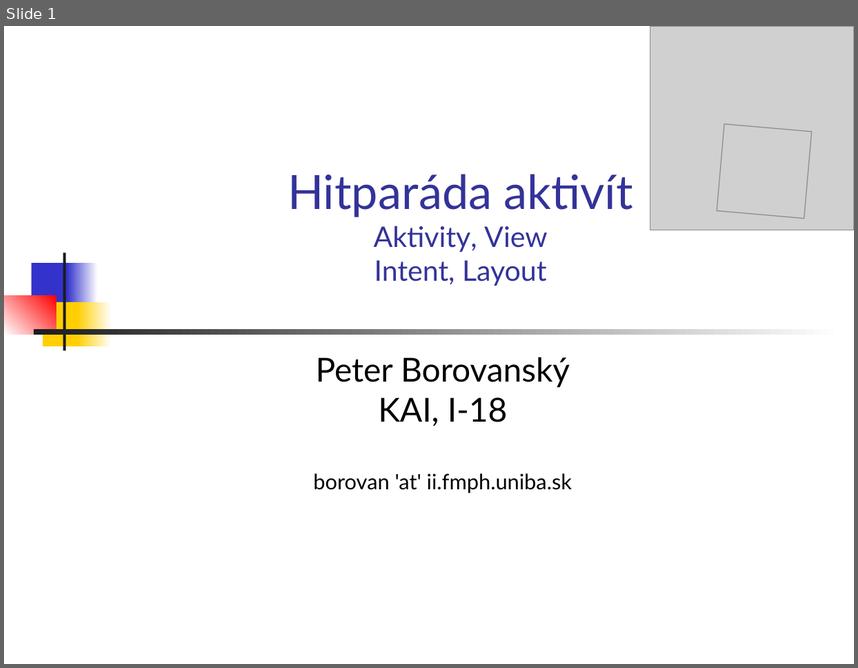
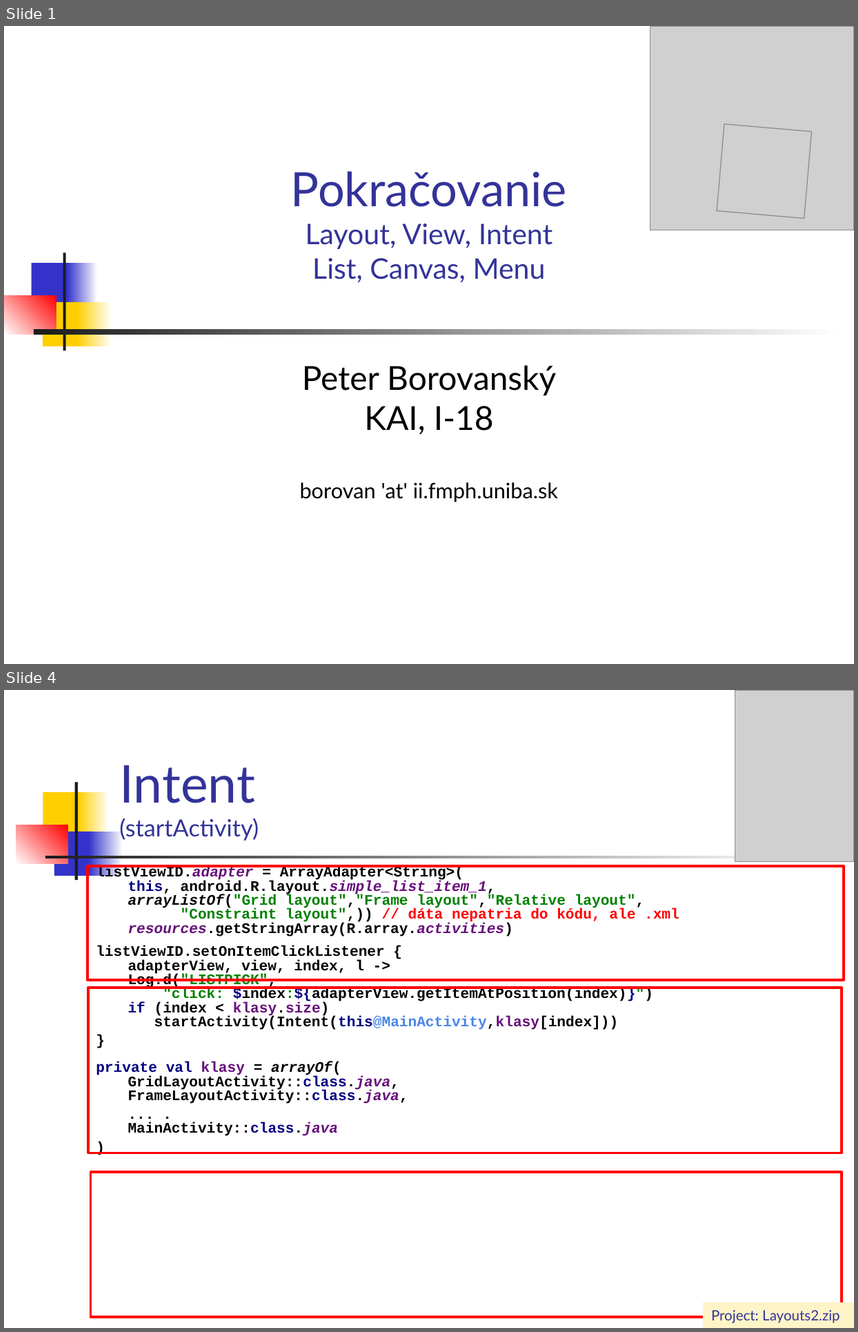
Before and after one commit to vmandro/Prednasky, a slide deck: 04/04_Android.ppt. Shown one above the other, each under a label of ours: slide 1 before the commit, slides 1 and 4 after it; the slides between them are not shown. The pictures are 858x668 and 858x1332 pixels, drawn with LibreOffice and Linux fonts; fonts in the diff are those of the drawing; grey boxes stand for pictures. Boxes give left, top, right and bottom in pixels: in the first picture for what was removed or moved away, otherwise in the second. Text is boxed around its words. In the diff, an @@ line names an element or a change of style, - is before the commit and + after.

```diff
--- a/04/04_Android.ppt
+++ b/04/04_Android.ppt
@@ slide 4 added at (4, 690, 854, 1328), background #FFFFFF @@
@@ rectangle added at (4, 694, 21, 728), fill #FFFFFF @@
@@ picture added at (735, 690, 854, 862) @@
@@ title added at (119, 765, 259, 840), 20 pt, text #333399 @@
+Intent
+(startActivity)
@@ rectangle added at (43, 792, 84, 836), fill #FFCF01 @@
@@ rectangle added at (74, 782, 77, 880), fill #1C1C1C @@
@@ rectangle added at (79, 792, 110, 836), fill gradient #FFCF01 to #FFFFFF @@
@@ rectangle added at (16, 825, 67, 863), fill gradient #FFFFFF to #FF0000 @@
@@ rectangle added at (54, 831, 93, 876), fill #3333CC @@
@@ rectangle added at (89, 831, 123, 876), fill gradient #3333CC to #FFFFFF @@
@@ rectangle added at (45, 856, 810, 858), fill gradient #1C1C1C to #FFFFFF @@
@@ rectangle added at (87, 866, 844, 980), outline #FF0000 2.24 pt @@
@@ text added at (96, 866, 680, 1136), 12.4 pt, text #000000, bold @@
+listViewID.adapter = ArrayAdapter<String>(
+this, android.R.layout.simple_list_item_1,
+arrayListOf("Grid layout","Frame layout","Relative layout",
+"Constraint layout",)) // dáta nepatria do kódu, ale .xml
+resources.getStringArray(R.array.activities)
+listViewID.setOnItemClickListener {
+adapterView, view, index, l ->
+Log.d("LISTPICK",
+"click: $index:${adapterView.getItemAtPosition(index)}")
+if (index < klasy.size)
+startActivity(Intent(this@MainActivity,klasy[index]))
+}
+private val klasy = arrayOf(
+GridLayoutActivity::class.java,
+FrameLayoutActivity::class.java,
+... .
+MainActivity::class.java
+)
@@ rectangle added at (88, 987, 842, 1152), outline #FF0000 2.24 pt @@
@@ rectangle added at (91, 1171, 842, 1317), outline #FF0000 2.24 pt @@
@@ rectangle added at (703, 1302, 854, 1328), fill #FFF4C8, 12 pt, text #333399 @@
+Project: Layouts2.zip
@@ slide 1 changed as well @@
@@ title at (291, 171, 567, 283): text changed @@
-Hitparáda aktivít
-Aktivity, View
-Intent, Layout
+Pokračovanie
+Layout, View, Intent
+List, Canvas, Menu
@@ subtitle "Peter Borovanský": place and size @@
-subtitle "Peter Borovanský" at (313, 357, 572, 493)
+subtitle "Peter Borovanský" at (300, 365, 558, 502)
```
Also in this commit, not shown: 29 other slides added, 32 slides removed, 7 other files.
